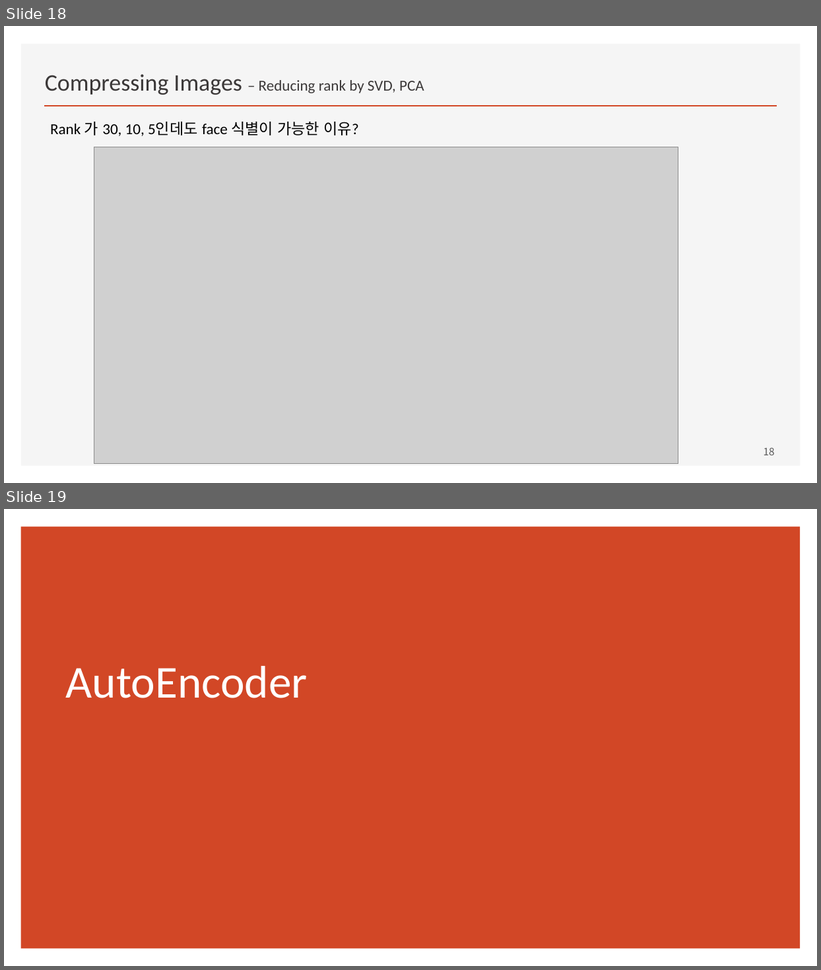
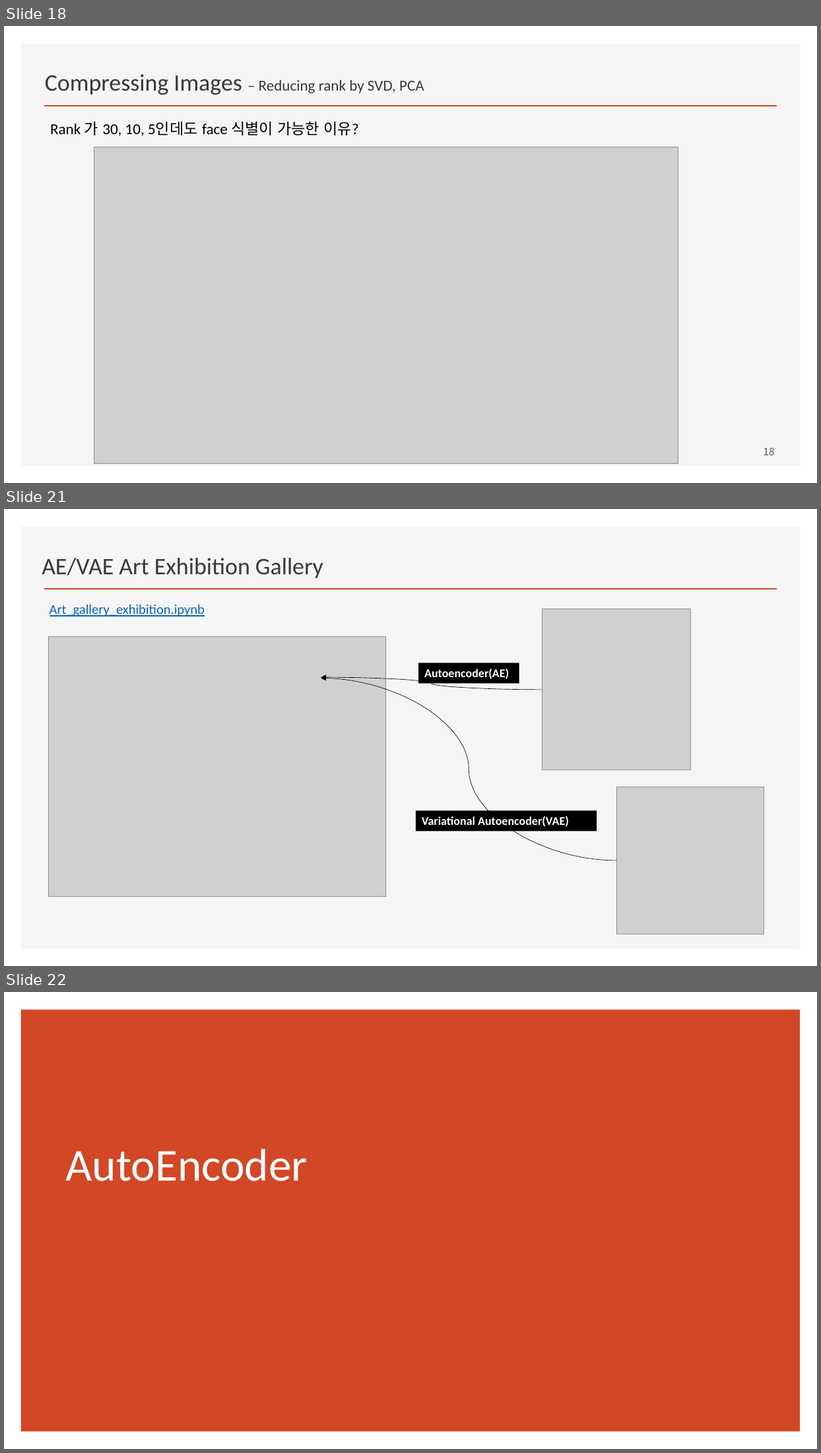
Before and after one commit to ancestor9/2026_Fall_Generative-Deep-Learning, a slide deck: Chapter 03 Variational Autoencoders.pptx. Shown one above the other, each under a label of ours: slides 18 and 19 before the commit, slides 18, 21 and 22 after it; the slides between them are not shown. The pictures are 821x970 and 821x1453 pixels, drawn with LibreOffice and Linux fonts; fonts in the diff are those of the drawing; grey boxes stand for pictures; background and template pictures are left out. Boxes give left, top, right and bottom in pixels: in the first picture for what was removed or moved away, otherwise in the second. Text is boxed around its words. In the diff, an @@ line names an element or a change of style, - is before the commit and + after.

```diff
--- a/Chapter 03 Variational Autoencoders.pptx
+++ b/Chapter 03 Variational Autoencoders.pptx
@@ slide 21 added at (4,509,817,966), background #FFFFFF; not listed: 2 template elements that a slide beside it also shows @@
@@ text added at (42,558,323,578), 28 pt, text #3B3838 @@
+AE/VAE Art Exhibition Gallery
@@ text added at (50,604,205,617), 16 pt, text #0563C1, underline @@
+Art_gallery_exhibition.ipynb
@@ picture added at (542,609,690,770) @@
@@ picture added at (48,637,386,897) @@
@@ rectangle added at (418,663,519,684), fill #000000, 14 pt, text #FFFFFF, bold @@
+Autoencoder(AE)
@@ curved arrow added from (542, 690) to (321, 677), #000000 0.5 pt @@
@@ curved arrow added from (617, 861) to (321, 678), #000000 0.5 pt @@
@@ picture added at (617,787,765,934) @@
@@ rectangle added at (416,811,597,832), fill #000000, 14 pt, text #FFFFFF, bold @@
+Variational Autoencoder(VAE)
@@ what was slide 19 is now slide 22 @@
```
Also in this commit, not shown: 2 other slides added.
